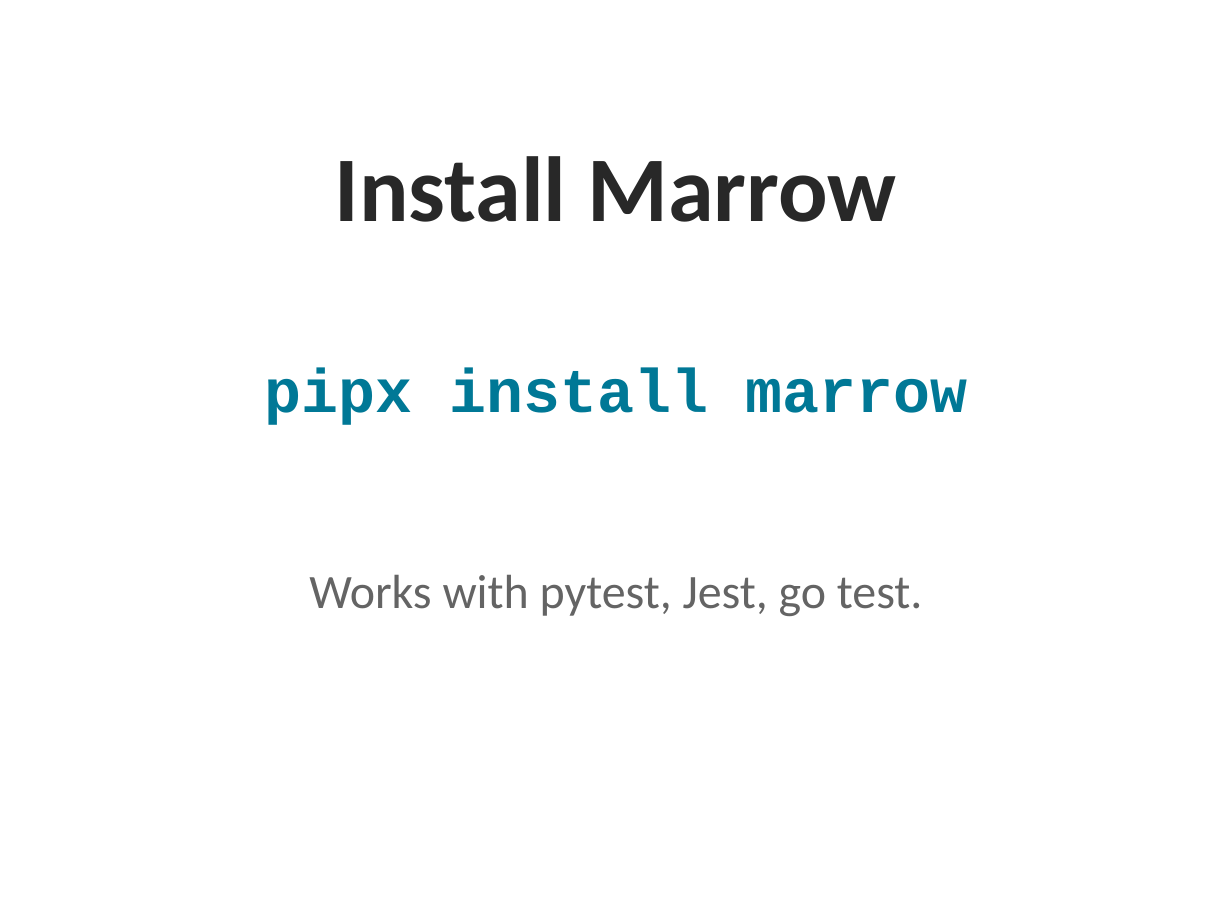
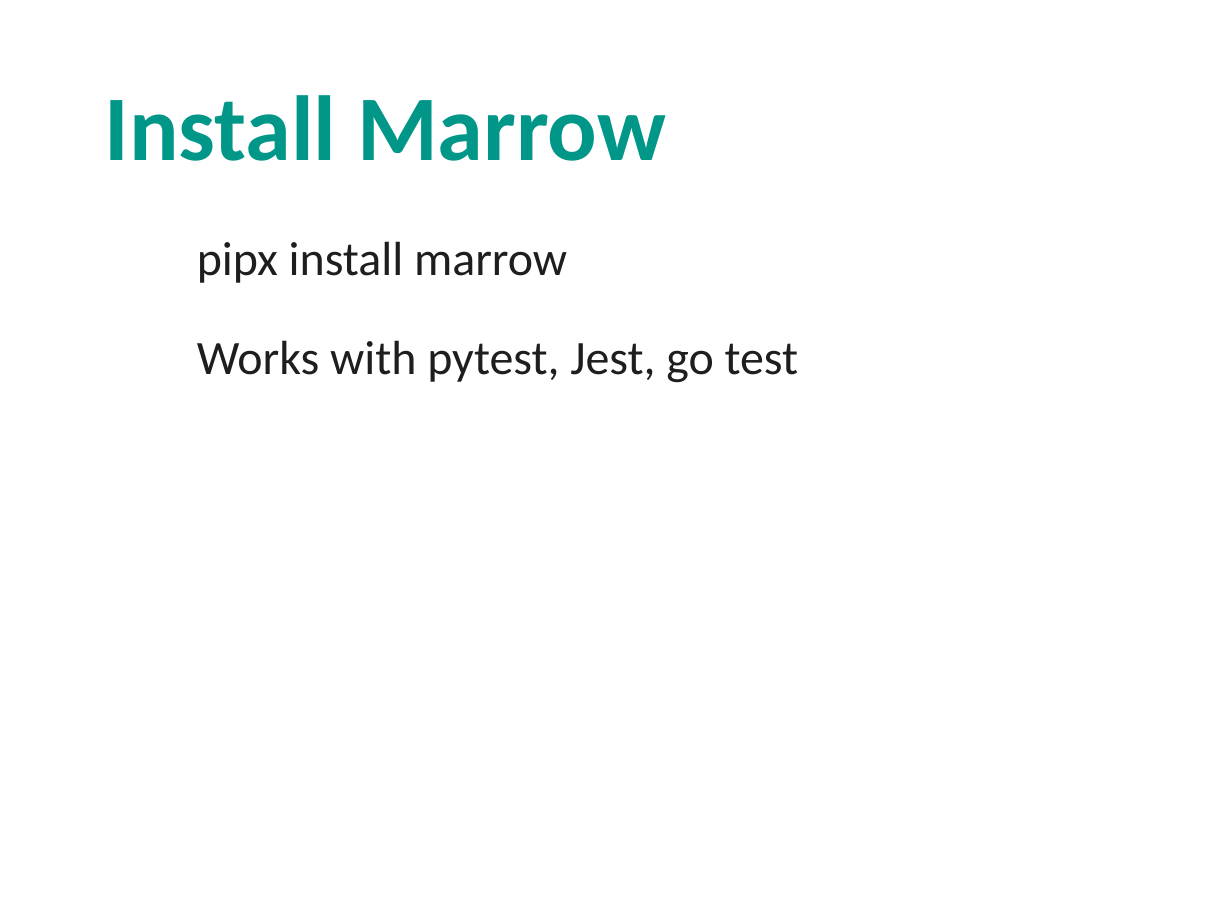
Before and after one commit to HrudithL/whetstone, a slide deck: slide 5 of harness/out/pptx/pitch_deck/cold/deck.pptx. Drawn at 1232x924 pixels with LibreOffice and Linux fonts; fonts in the diff are those of the drawing. Boxes give left, top, right and bottom in pixels: in the first picture for what was removed or moved away, otherwise in the second. Text is boxed around its words. In the diff, an @@ line names an element or a change of style, - is before the commit and + after.

```diff
--- a/harness/out/pptx/pitch_deck/cold/deck.pptx
+++ b/harness/out/pptx/pitch_deck/cold/deck.pptx
@@ text "Install Marrow": place and size @@
-text "Install Marrow" at (335, 156, 896, 222)
+text "Install Marrow" at (104, 95, 666, 161)
@@ text "Install Marrow" at (104, 95, 666, 161): text colour #282828 to #009688; alignment centre to left @@
@@ text "pipx install marrow": place and size @@
-text "pipx install marrow" at (265, 368, 967, 425)
+text "pipx install marrow" at (197, 241, 799, 383)
@@ text at (197, 241, 567, 283): size 36 to 28 pt, font Courier New to Calibri, text colour #007896 to #1E1E1E, bold off in "pipx install marrow"; alignment centre to left; more space between paragraphs @@
@@ text at (197, 340, 799, 383): paragraph added @@
+Works with pytest, Jest, go test
@@ text removed at (309, 574, 923, 616) @@
-Works with pytest, Jest, go test.
```
Also in this commit, not shown: 4 other slides changed, 25 other files.
